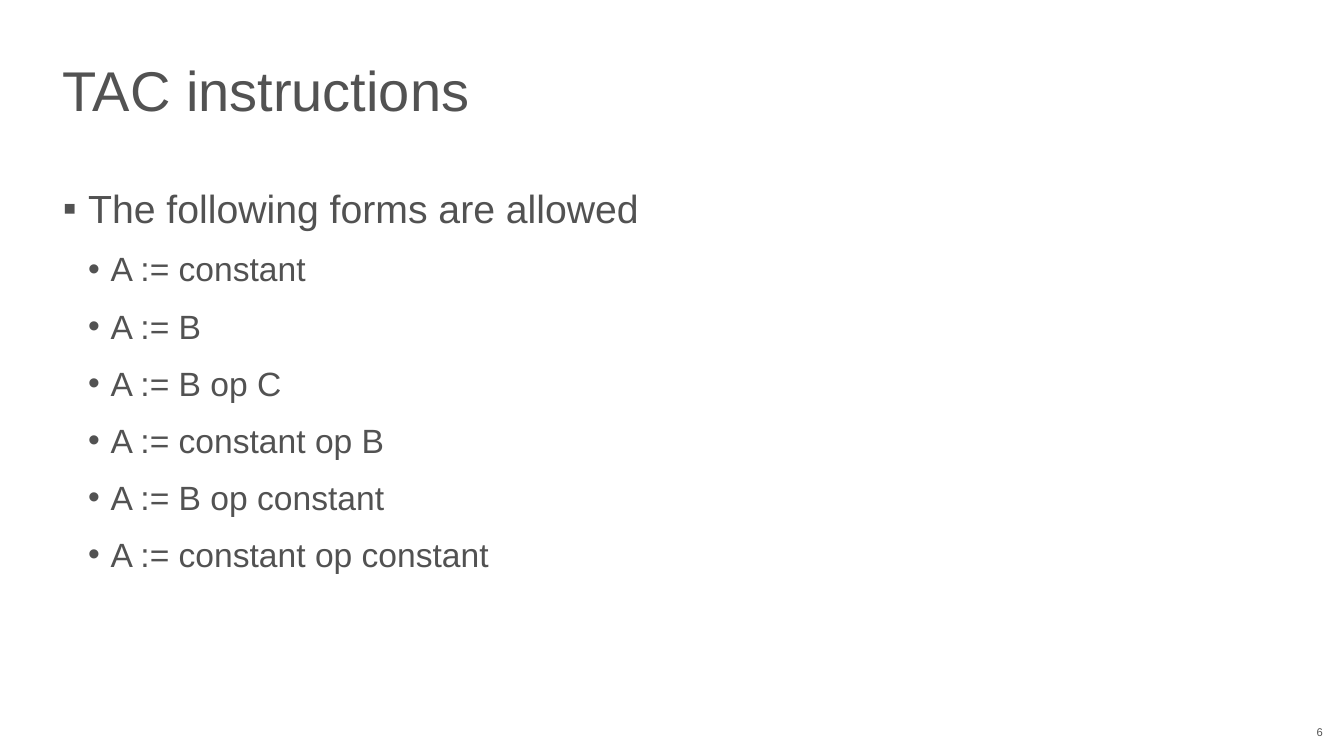
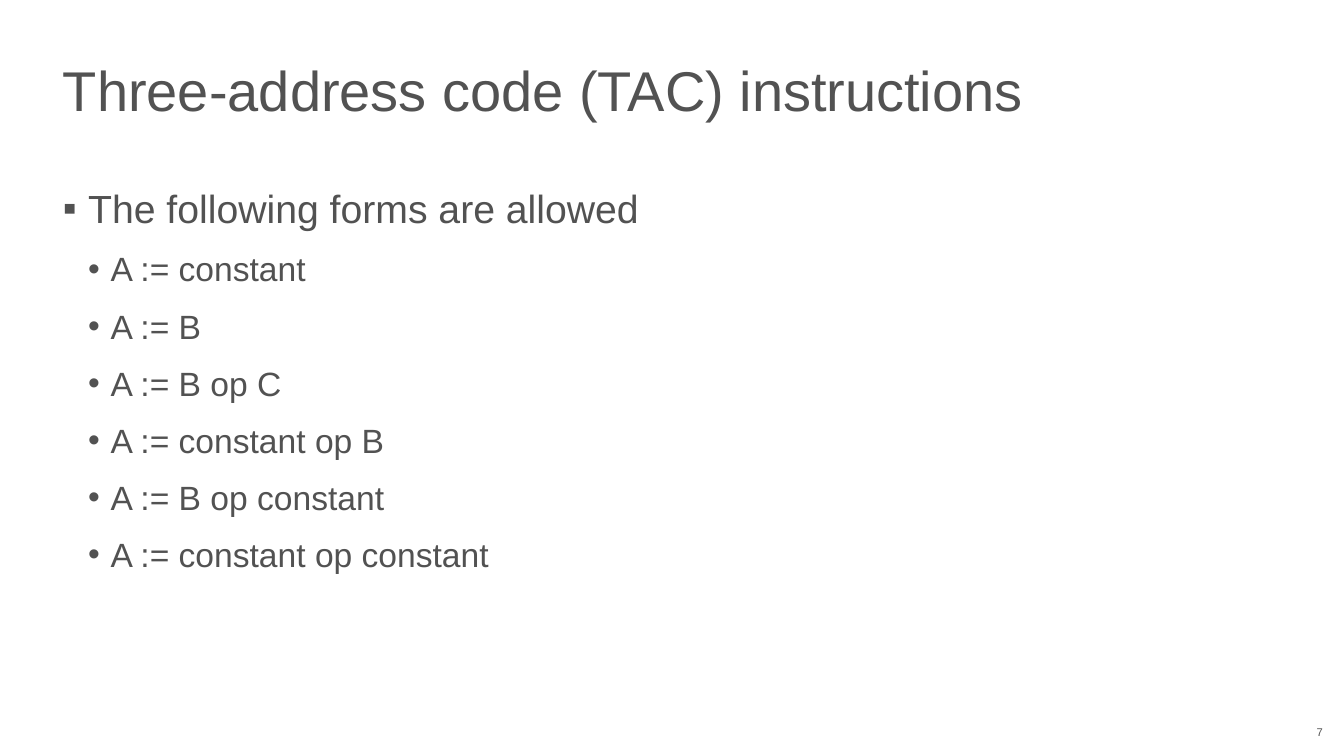
Before and after one commit to NN-complr-tech/Complr-course-lectures, a slide deck: slide 7 of 04-LLVM-IR.pptx (slide 6 before the commit). Drawn at 1344x756 pixels with LibreOffice and Linux fonts; fonts in the diff are those of the drawing. Boxes give left, top, right and bottom in pixels: in the first picture for what was removed or moved away, otherwise in the second. Text is boxed around its words. In the diff, an @@ line names an element or a change of style, - is before the commit and + after.

```diff
--- a/04-LLVM-IR.pptx
+++ b/04-LLVM-IR.pptx
@@ title at [63,70,1023,121]: text changed @@
-TAC instructions
+Three-address code (TAC) instructions
@@ page number at [1317,728,1323,736]: text changed @@
-6
+7
```
Also in this commit, not shown: 6 other slides changed, 2 slides added.
